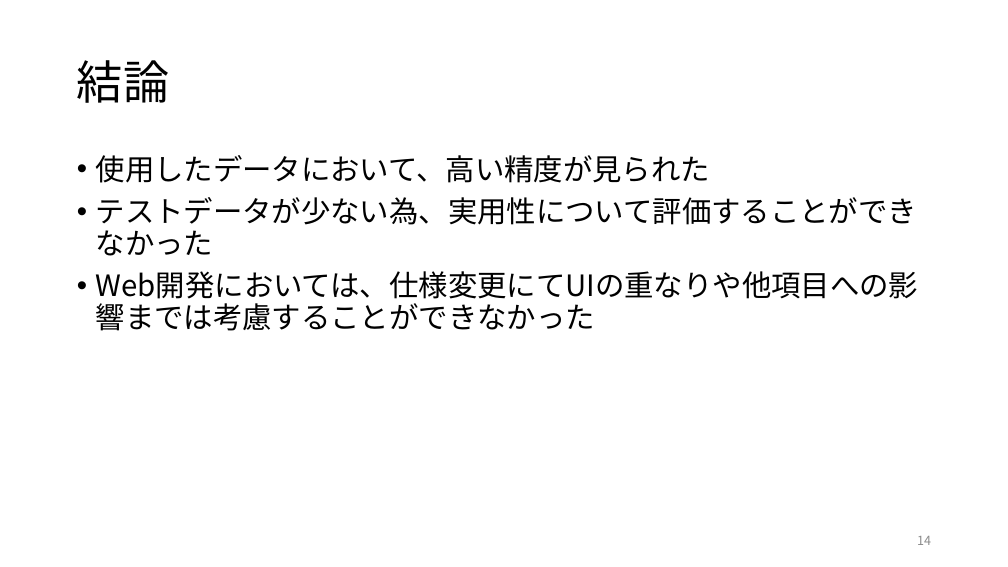
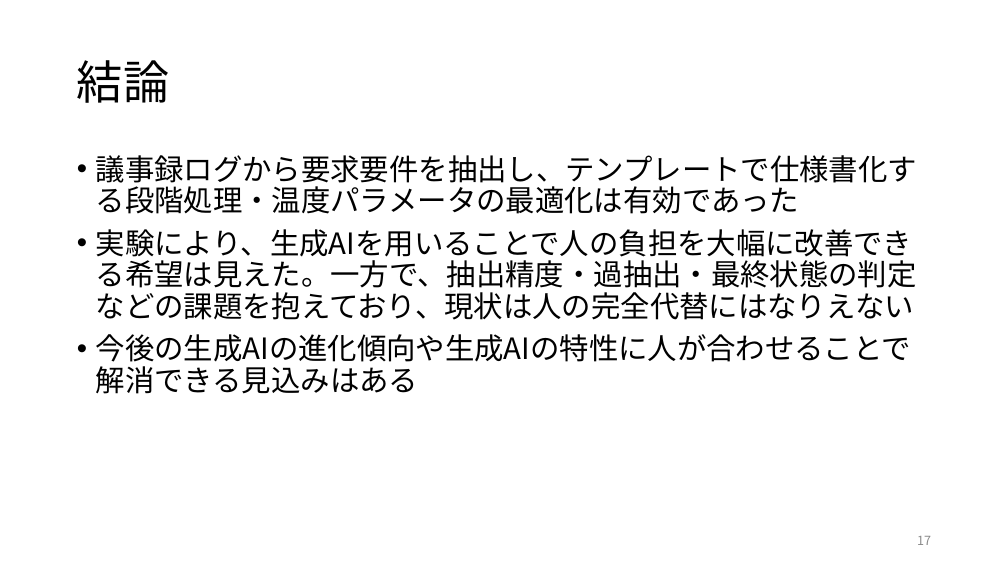
Before and after one commit to RyutoIida/edu, a slide deck: slide 17 of paper/卒論.pptx (slide 14 before the commit). Drawn at 1008x567 pixels with LibreOffice and Linux fonts; fonts in the diff are those of the drawing. Boxes give left, top, right and bottom in pixels: in the first picture for what was removed or moved away, otherwise in the second. Text is boxed around its words. In the diff, an @@ line names an element or a change of style, - is before the commit and + after.

```diff
--- a/paper/卒論.pptx
+++ b/paper/卒論.pptx
@@ text at (x1=96, y1=155, x2=917, y2=368): text changed @@
-• 使用したデータにおいて、高い精度が見られた
-• テストデータが少ない為、実用性について評価することができなかった
-• Web開発においては、仕様変更にてUIの重なりや他項目への影響までは考慮することができなかった
+• 議事録ログから要求要件を抽出し、テンプレートで仕様書化する段階処理・温度パラメータの最適化は有効であった
+• 実験により、生成AIを用いることで人の負担を大幅に改善できる希望は見えた。一方で、抽出精度・過抽出・最終状態の判定などの課題を抱えており、現状は人の完全代替にはなりえない
+• 今後の生成AIの進化傾向や生成AIの特性に人が合わせることで解消できる見込みはある
@@ page number at (x1=917, y1=536, x2=931, y2=545): text changed @@
-14
+17
```
Also in this commit, not shown: 7 other slides changed, 7 slides added, 4 slides removed.
